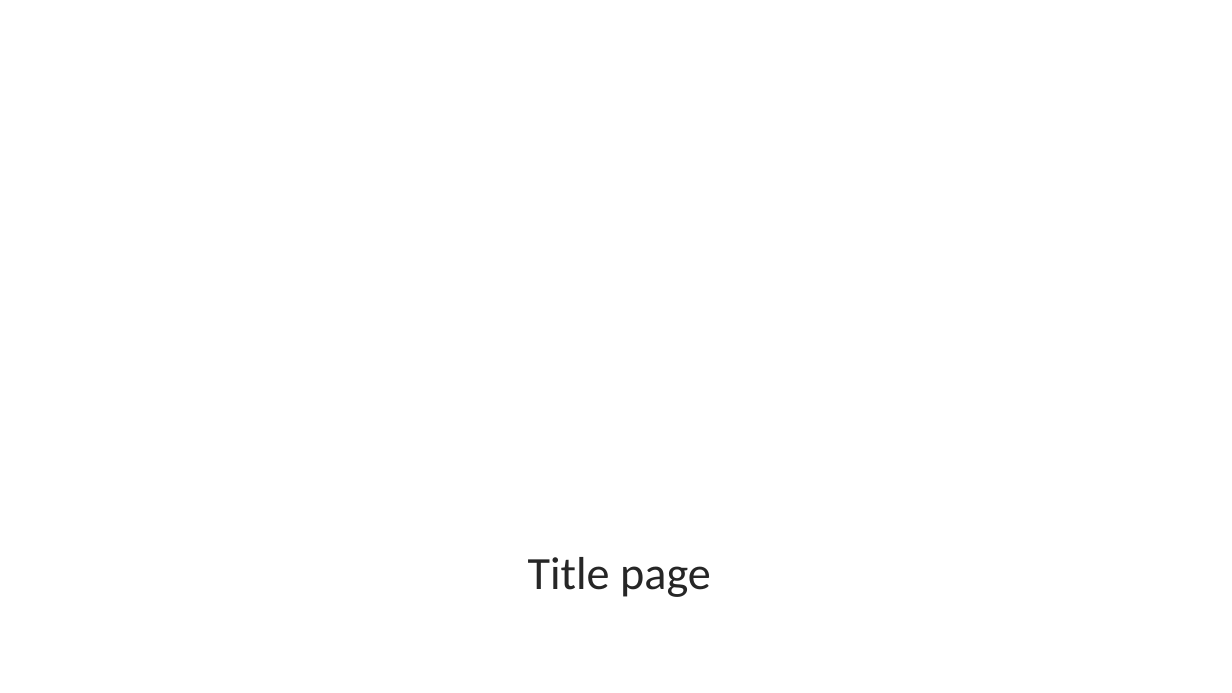
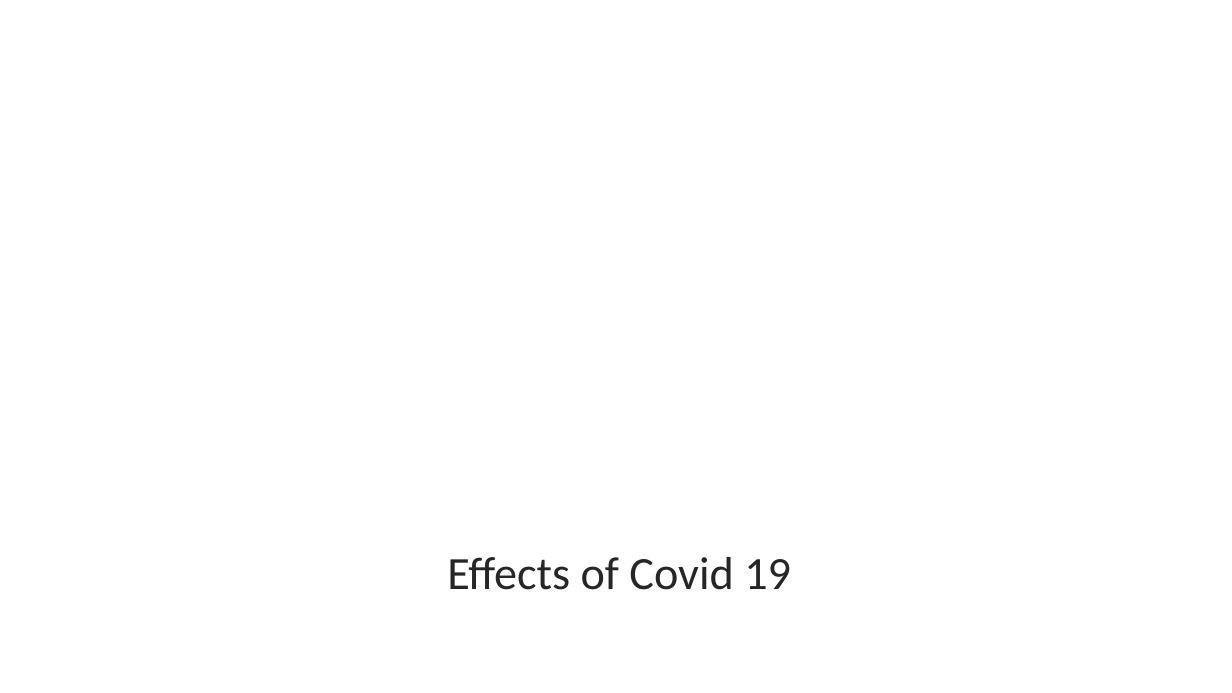
Before and after one commit to East-Coast-Collaboration/Final-Project, a slide deck: slide 1 of Presentation.pptx. Drawn at 1232x693 pixels with LibreOffice and Linux fonts; fonts in the diff are those of the drawing; background and template pictures are left out. Boxes give left, top, right and bottom in pixels: in the first picture for what was removed or moved away, otherwise in the second. Text is boxed around its words. In the diff, an @@ line names an element or a change of style, - is before the commit and + after.

```diff
--- a/Presentation.pptx
+++ b/Presentation.pptx
@@ text at <box>447,557,791,590</box>: text changed @@
-Title page
+Effects of Covid 19
```
Also in this commit, not shown: 2 other slides changed, 2 other files.
